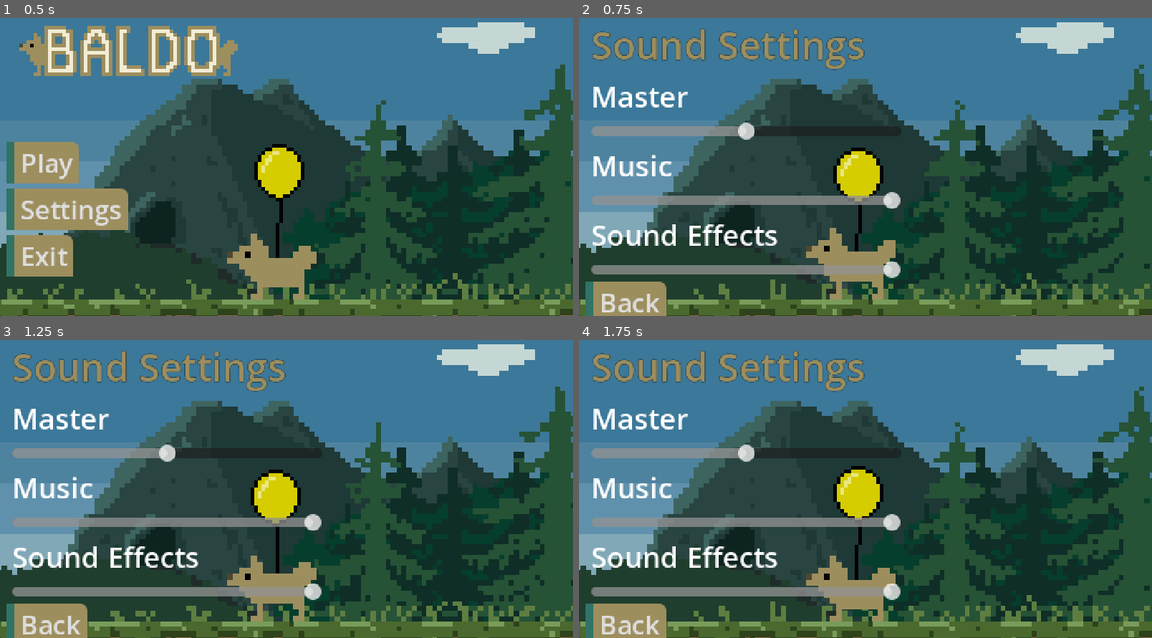
Above: before the commit, frames 1-4 (two rows, left to right).
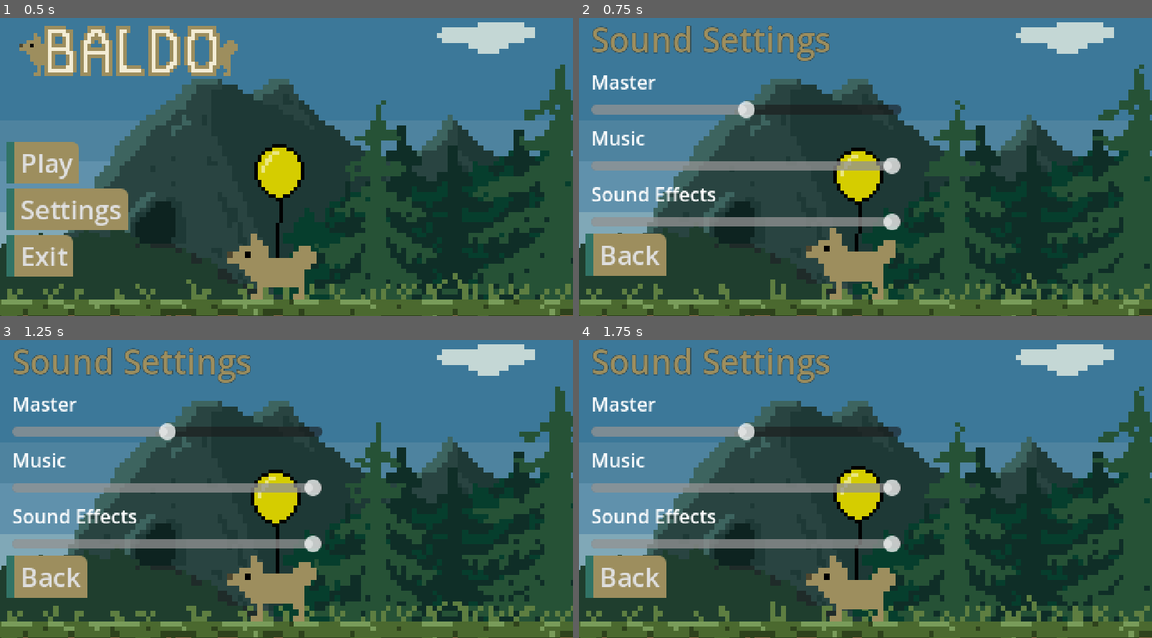
Above: after the commit, the same moments.

Repository: Marpami/AcerolaJam0Project
Game: Godot game, scene res://Scenes/MainMenu/main_menu.tscn
Two runs of this game, one before a commit and one after it. Both use one fixed random seed, a clock stepped at 60 frames per second and the inputs below. Sound files missing from this copy of the repository are replaced by a short silence.
Inputs:
- Up to frame 1 (0.5 s): no input
- Up to frame 2 (0.75 s): click "Settings" at 0.5 s
- Up to frame 3 (1.25 s): no input
- Up to frame 4 (1.75 s): tap Enter at 1.25 s; hold D (right) from 1.28 s (still down)

Frame 1 is identical in both runs. In frame 2, 18% of the frame differs, in the area x 1-57%, y 2-100%; in frame 3, 18%; in frame 4, 18%.

Commit message:
Final build
- Added mouse cursor
- Adjusted text sizes
- Other small adjustments

Diff:
--- a/Scenes/Global/music/audio_player.gd
+++ b/Scenes/Global/music/audio_player.gd
@@ -1,7 +1,7 @@
 extends AudioStreamPlayer
 
 
-const level_music = preload("res://Modules/Assets/music/BalloonDogTheme.wav")
+const level_music = preload("res://Modules/Assets/music/BaldoThemeSong.wav")
 const menu_music = preload("res://Modules/Assets/music/BalloonDogThemeMenu.wav")
 
 
@@ -24,5 +24,8 @@
 func play_music_menu():
 	_play_music(menu_music)
 
+func _stop_music():
+	stream = null
+
 func _on_finished():
 	play()
--- a/Scenes/MainMenu/main_menu.tscn
+++ b/Scenes/MainMenu/main_menu.tscn
@@ -136,7 +136,7 @@
 
 [sub_resource type="Theme" id="Theme_7ggfm"]
 default_font = SubResource("SystemFont_m2wgf")
-default_font_size = 24
+default_font_size = 16
 
 [node name="MainMenu" type="Control"]
 layout_mode = 3
@@ -252,19 +252,19 @@
 
 [node name="HSeparator" type="HSeparator" parent="MarginContainer/Settings"]
 layout_mode = 2
-theme_override_constants/separation = 20
+theme_override_constants/separation = 15
 theme_override_styles/separator = SubResource("StyleBoxEmpty_6bj81")
 
-[node name="Master" type="Label" parent="MarginContainer/Settings"]
+[node name="Settings" type="Label" parent="MarginContainer/Settings"]
 layout_mode = 2
 theme = SubResource("Theme_7ggfm")
 theme_override_colors/font_color = Color(0.615686, 0.556863, 0.368627, 1)
 theme_override_colors/font_outline_color = Color(0, 0, 0, 1)
 theme_override_constants/outline_size = 1
-theme_override_font_sizes/font_size = 32
+theme_override_font_sizes/font_size = 28
 text = "Sound Settings"
 
-[node name="Master2" type="Label" parent="MarginContainer/Settings"]
+[node name="Master" type="Label" parent="MarginContainer/Settings"]
 layout_mode = 2
 theme = SubResource("Theme_7ggfm")
 text = "Master"
--- a/Scenes/MainScene/SfxPlayer.gd
+++ b/Scenes/MainScene/SfxPlayer.gd
@@ -6,6 +6,8 @@
 const move_down = preload("res://Modules/Assets/sfx/Down.wav")
 const game_over = preload("res://Modules/Assets/sfx/GameOver.wav")
 const balloon_pop = preload("res://Modules/Assets/sfx/BalloonPop.wav")
+
+const victory = preload("res://Modules/Assets/music/BaldoVictory.wav")
 
 
 func _play_music(sfx: AudioStream, volume = 0.0):
@@ -34,6 +36,10 @@
 	stream = null
 	_play_music(game_over)
 
+func _victory():
+	stream = null
+	_play_music(victory)
+
 # When done playing the audio empty the stream
 func _on_finished():
 	stream = null
--- a/Scenes/MainScene/main_scene.gd
+++ b/Scenes/MainScene/main_scene.gd
@@ -5,6 +5,7 @@
 @onready var timer_label = $CanvasLayer/TimerContainer/TimerLabel
 @onready var timer_victory_label = $CanvasLayer/VictoryContainer/Margin/VBoxContainer/VictoryTimeLabel
 
+@onready var sfx_player = $SfxPlayer
 
 
 var game_over : bool = false
@@ -104,6 +105,8 @@
 		return
 	if body.name == "Dog":
 		print("Victory")
+		AudioPlayer._stop_music()
+		sfx_player._victory()
 		victory_screen.visible = true
 		get_tree().paused = true
 
--- a/Scenes/MainScene/main_scene.tscn
+++ b/Scenes/MainScene/main_scene.tscn
@@ -31,6 +31,7 @@
 
 [sub_resource type="Theme" id="Theme_7bp2p"]
 default_font = SubResource("SystemFont_4131f")
+default_font_size = 9
 
 [sub_resource type="SystemFont" id="SystemFont_vkvjn"]
 font_names = PackedStringArray("Arial Rounded MT")
@@ -488,9 +489,9 @@
 
 [node name="Tutorial1Label" type="Label" parent="Labels"]
 offset_left = 81.0
-offset_top = 174.0
+offset_top = 37.0
 offset_right = 159.0
-offset_bottom = 243.0
+offset_bottom = 106.0
 theme = SubResource("Theme_7bp2p")
 text = "A - Left
 D - Right
@@ -508,9 +509,9 @@
 
 [node name="Tutorial2Label2" type="Label" parent="Labels"]
 offset_left = 1247.0
-offset_top = 226.0
+offset_top = 239.0
 offset_right = 1263.0
-offset_bottom = 241.0
+offset_bottom = 254.0
 rotation = 1.56969
 theme = SubResource("Theme_7bp2p")
 text = "->"
@@ -532,6 +533,7 @@
 size_flags_vertical = 0
 theme = SubResource("Theme_oso01")
 text = "Time: 00:00:00"
+horizontal_alignment = 1
 
 [node name="PauseMarginContainer" type="MarginContainer" parent="CanvasLayer"]
 process_mode = 2
@@ -699,7 +701,7 @@
 layer_1/name = "Ground"
 layer_1/tile_data = PackedInt32Array(720896, 393219, 0, 24, 131075, 1, 23, 65539, 1, 22, 131075, 1, 21, 65539, 1, 20, 1 …(48613 unchanged characters)…
 layer_2/name = "Background"
-layer_2/tile_data = PackedInt32Array(655404, 458758, 1342177 …(10068 unchanged characters)… 57, 983230, 13, 268435456, 983243, 13, 0)
+layer_2/tile_data = PackedInt32Array(655404, 458758, 1342177 …(10068 unchanged characters)… 57, 983230, 13, 268435456, 983243, 13, 0, 983233, 65546, 268435457, 983234, 10, 1, 983235, 10, 1, 983236, 10, 1, 983237, 10, 1, 983238, 10, 1, 983239, 10, 1, 983240, 65546, 1, 983244, 65546, 268435457, 983245, 10, 1, 983246, 65546, 1, 983226, 65546, 268435457, 983229, 65546, 1, 983227, 10, 1, 983228, 10, 1)
 layer_3/name = "Spikes"
 layer_3/tile_data = PackedInt32Array()
 
@@ -792,7 +794,7 @@
 position = Vector2(2523, 100)
 
 [node name="VictoryArea" type="Area2D" parent="."]
-position = Vector2(3153, 241)
+position = Vector2(3155, 241)
 
 [node name="Bigbone" type="Sprite2D" parent="VictoryArea"]
 position = Vector2(1, -1)
--- a/project.godot
+++ b/project.godot
@@ -13,7 +13,11 @@
 config/name="Acerola Jam 0"
 run/main_scene="res://Scenes/MainMenu/main_menu.tscn"
 config/features=PackedStringArray("4.2", "Mobile")
+boot_splash/bg_color=Color(0.192157, 0.109804, 0.0156863, 1)
+boot_splash/image="res://Modules/Assets/Art/Menu/LogoPixle.png"
+boot_splash/fullsize=false
 config/icon="res://icon.svg"
+boot_splash/minimum_display_time=4000
 
 [autoload]
 
@@ -29,6 +33,8 @@
 window/stretch/mode="canvas_items"
 window/stretch/aspect="expand"
 window/stretch/scale_mode="integer"
+mouse_cursor/custom_image="res://Modules/Assets/Art/Other/Mouse/BaldoMouse32x32.png"
+mouse_cursor/tooltip_position_offset=Vector2(15, 15)
 
 [input]
 
Binary file added: Modules/Assets/Art/Menu/LogoPixle.png
Not shown, added: Modules/Assets/Art/Menu/LogoPixle.png.import
Binary file added: Modules/Assets/Art/Other/Mouse/BaldoMouse32x32.png
Not shown, added: Modules/Assets/Art/Other/Mouse/BaldoMouse32x32.png.import
Not shown, added: Modules/Assets/music/BaldoThemeSong.wav.import
Not shown, added: Modules/Assets/music/BaldoVictory.wav.import
Not shown, added: Modules/Assets/music/BaldoThemeSong.wav
Not shown, added: Modules/Assets/music/BaldoVictory.wav
